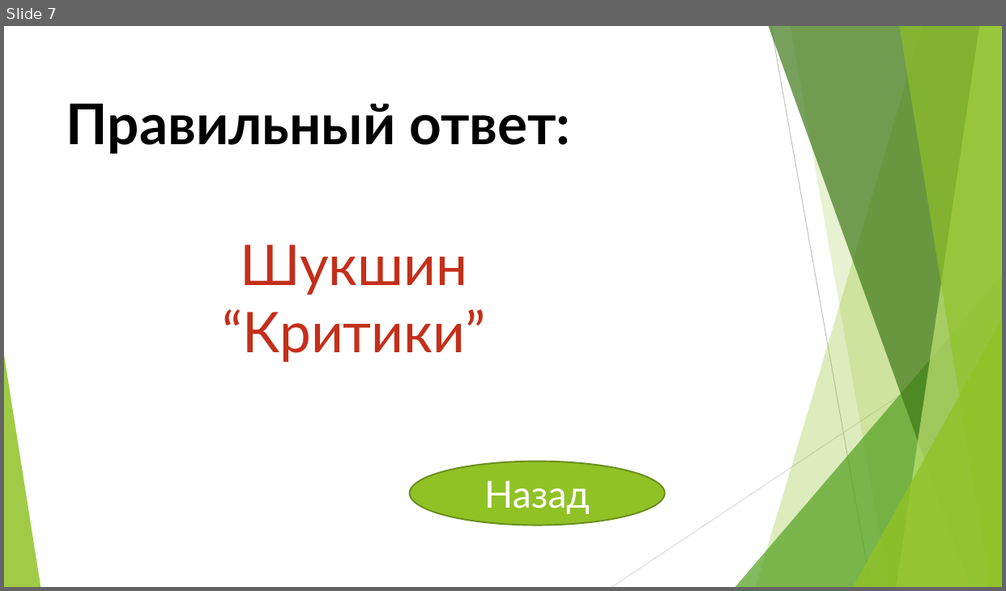
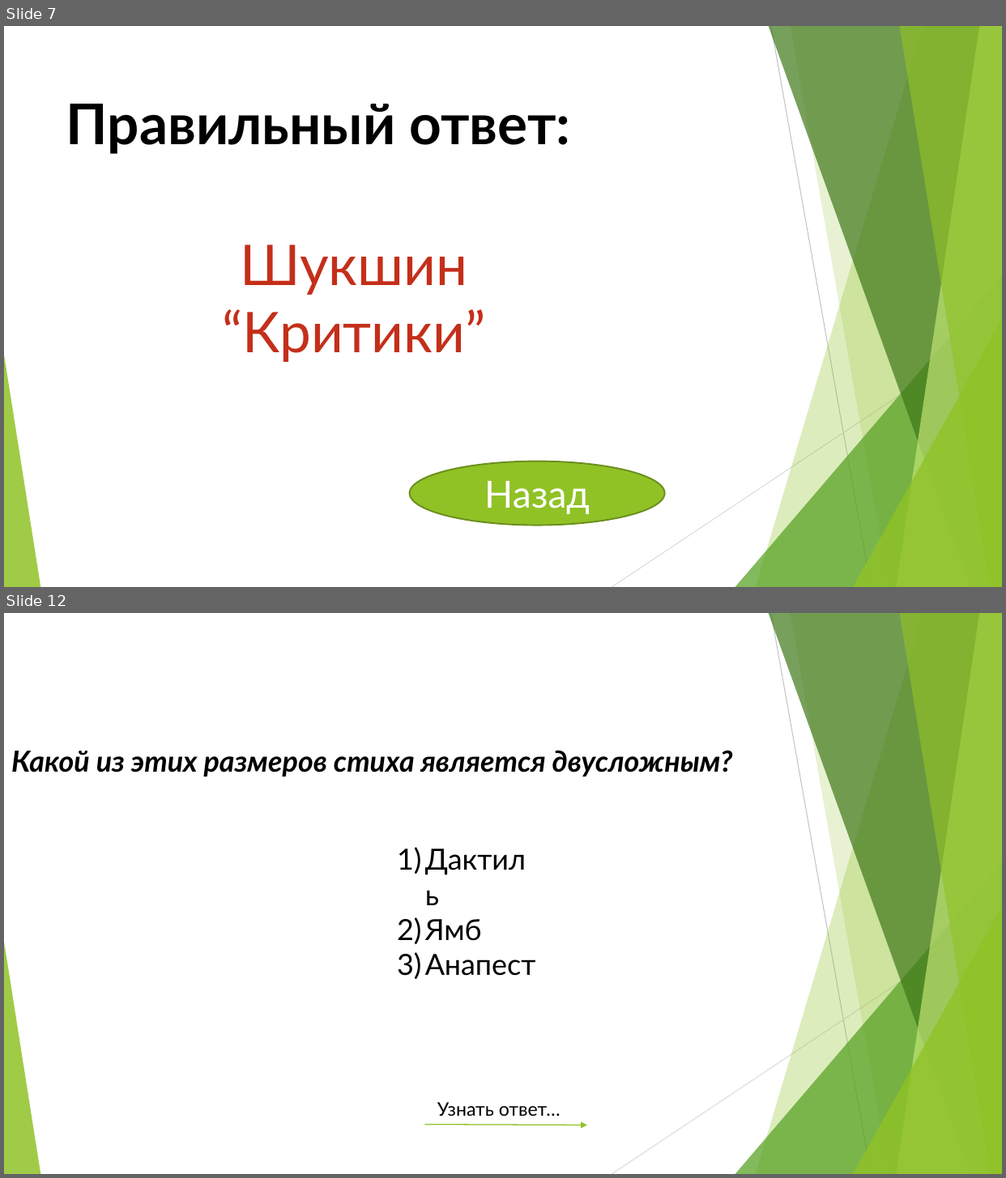
Before and after one commit to Yaric2010/ABOBA228, a slide deck: Презентация_ЯРИК_ЗЩЕЙНАБ_РЕНАТ_АМИРА.pptx. Shown one above the other, each under a label of ours: slide 7 before the commit, slides 7 and 12 after it; the slides between them are not shown. The pictures are 1006x591 and 1006x1178 pixels, drawn with LibreOffice and Linux fonts; fonts in the diff are those of the drawing. Boxes give left, top, right and bottom in pixels: in the first picture for what was removed or moved away, otherwise in the second. Text is boxed around its words. In the diff, an @@ line names an element or a change of style, - is before the commit and + after.

```diff
--- a/Презентация_ЯРИК_ЗЩЕЙНАБ_РЕНАТ_АМИРА.pptx
+++ b/Презентация_ЯРИК_ЗЩЕЙНАБ_РЕНАТ_АМИРА.pptx
@@ slide 12 added at bbox=[4, 613, 1002, 1174], background #FFFFFF; not listed: 10 template elements that a slide beside it also shows @@
@@ text added at bbox=[11, 750, 733, 777], 28 pt, text #000000, bold, italic @@
+Какой из этих размеров стиха является двусложным?
@@ text added at bbox=[425, 919, 536, 976], 28 pt, text #000000 @@
+1) Дактиль
+2) Ямб
+3) Анапест
@@ text added at bbox=[437, 1102, 560, 1116], 18 pt, text #000000 @@
+Узнать ответ…
@@ arrow added from (425, 1125) to (587, 1126), #90C226 1 pt @@
```
Also in this commit, not shown: 2 slides changed, 24 other slides added.
